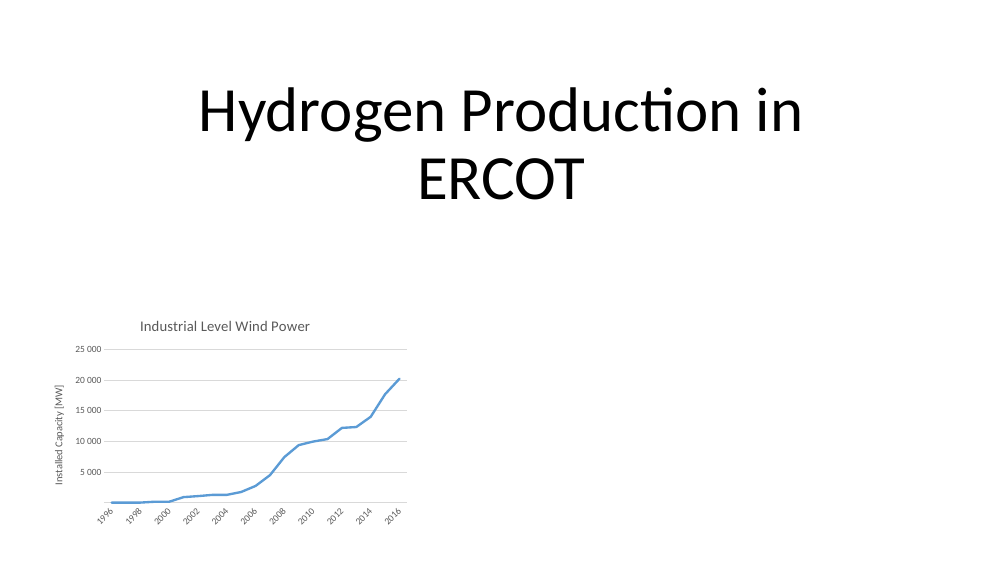
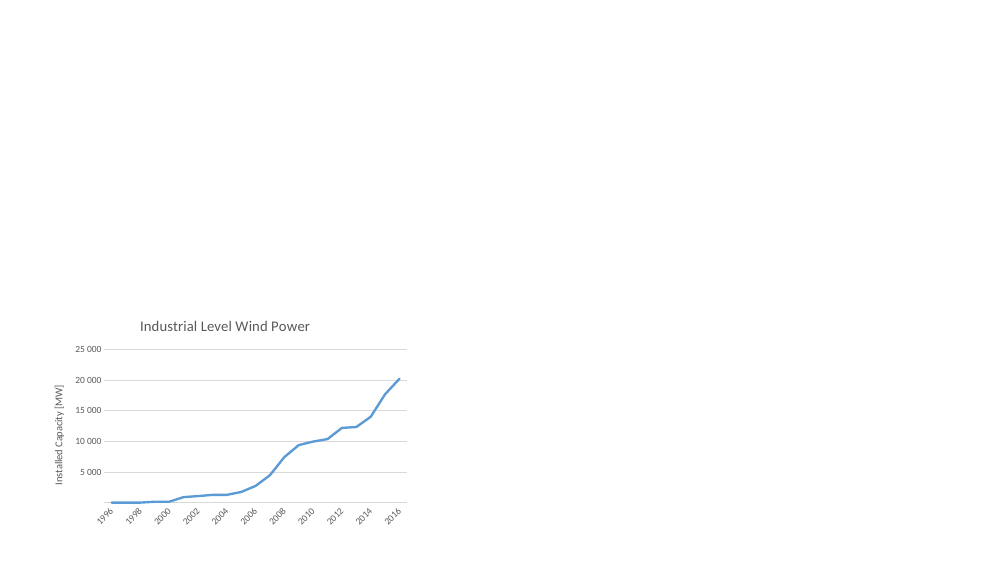
Before and after one commit to espenfb/HEIM, a slide deck: slide 2 of results/results.pptx (slide 1 before the commit). Drawn at 1008x567 pixels with LibreOffice and Linux fonts; fonts in the diff are those of the drawing. Boxes give left, top, right and bottom in pixels: in the first picture for what was removed or moved away, otherwise in the second. Text is boxed around its words. In the diff, an @@ line names an element or a change of style, - is before the commit and + after.

```diff
--- a/results/results.pptx
+++ b/results/results.pptx
@@ title removed at <box>199,87,804,200</box> @@
-Hydrogen Production in ERCOT
```
Also in this commit, not shown: 1 other slide changed, 2 slides added, 6 other files.
